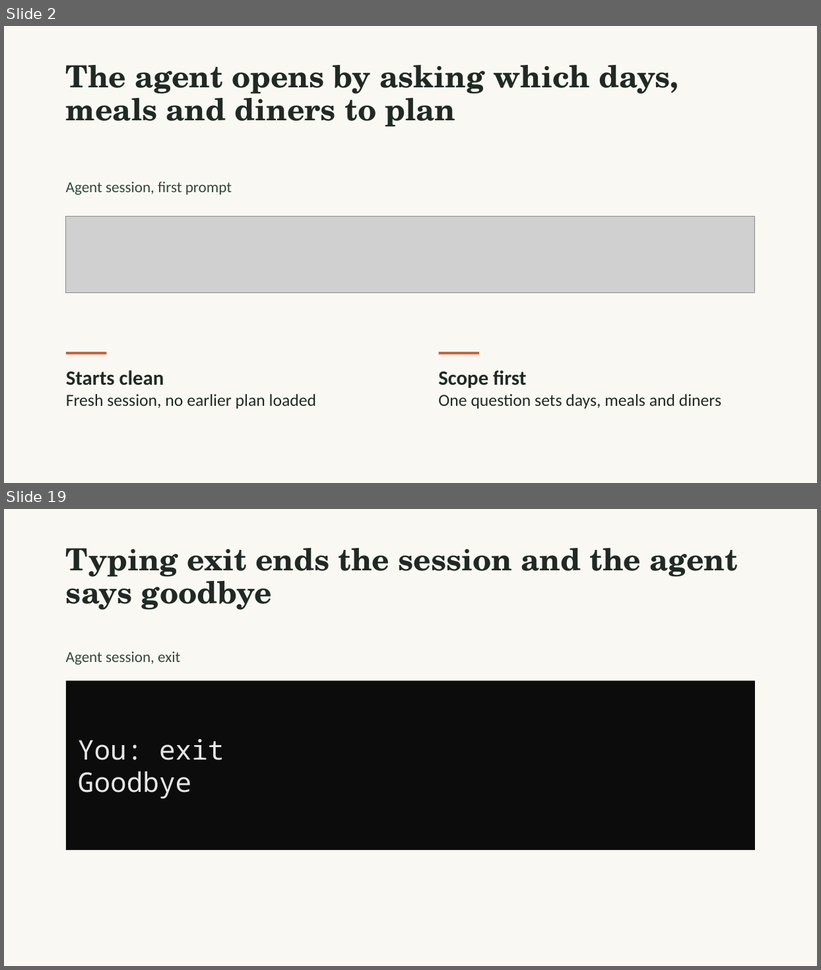
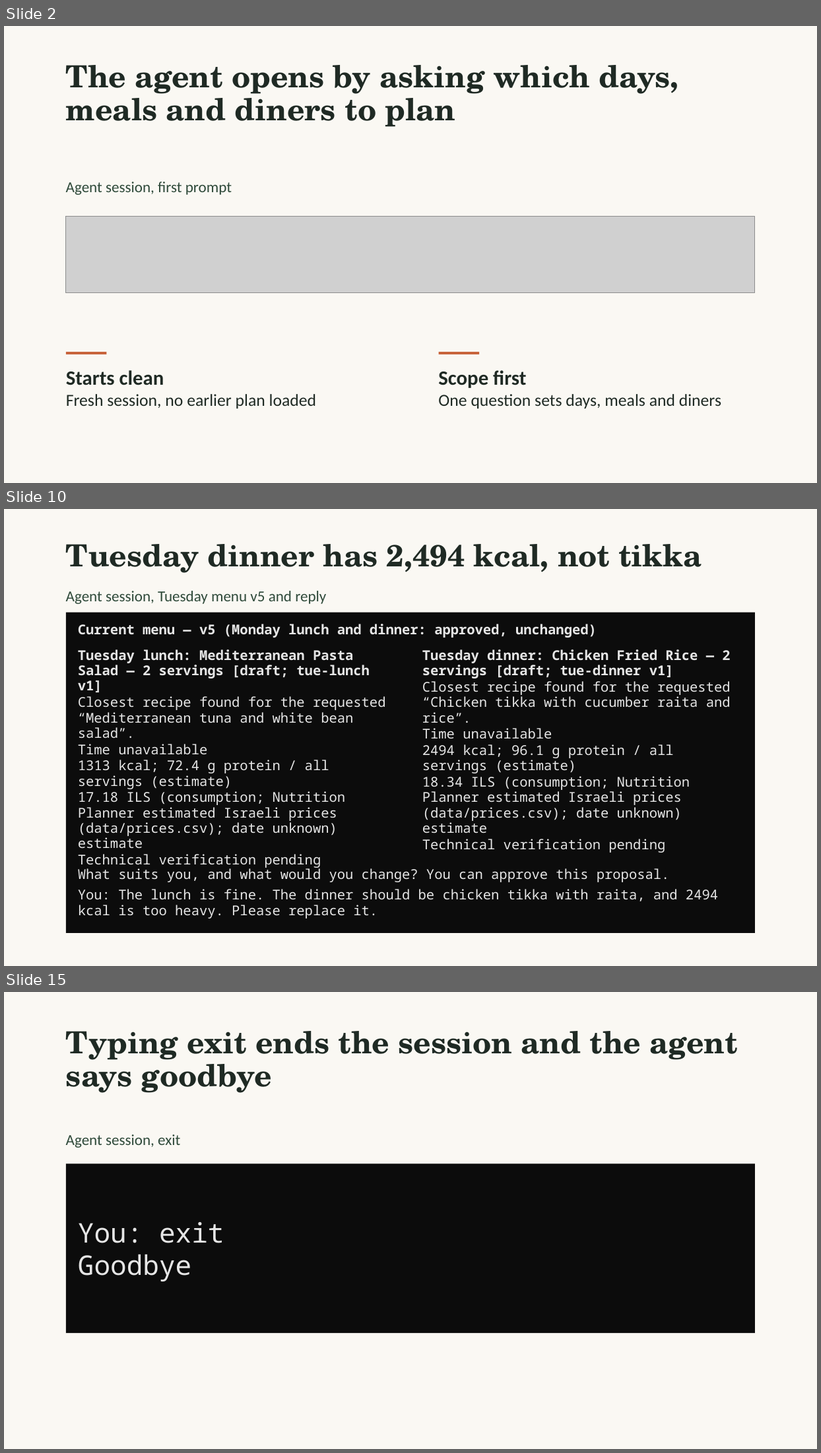
Before and after one commit to gabrieleguetta/ai-workshop-project, a slide deck: MVP-Presentation.pptx. Shown one above the other, each under a label of ours: slides 2 and 19 before the commit, slides 2, 10 and 15 after it; the slides between them are not shown. The pictures are 821x970 and 821x1453 pixels, drawn with LibreOffice and Linux fonts; fonts in the diff are those of the drawing; grey boxes stand for pictures. Boxes give left, top, right and bottom in pixels: in the first picture for what was removed or moved away, otherwise in the second. Text is boxed around its words. In the diff, an @@ line names an element or a change of style, - is before the commit and + after.

```diff
--- a/MVP-Presentation.pptx
+++ b/MVP-Presentation.pptx
@@ slide 10 added at (4, 509, 817, 966), background #FAF8F3 @@
@@ title added at (66, 544, 702, 573), 36 pt, text #1F2A24, bold @@
+Tuesday dinner has 2,494 kcal, not tikka
@@ text added at (66, 591, 326, 604), 18 pt, text #2F4A3A @@
+Agent session, Tuesday menu v5 and reply
@@ rectangle added at (66, 612, 756, 933), fill #0C0C0C @@
@@ text added at (78, 624, 597, 638), 16 pt, text #E6E6E6, bold @@
+Current menu — v5 (Monday lunch and dinner: approved, unchanged)
@@ text added at (78, 650, 386, 869), 16 pt, text #E6E6E6 @@
+Tuesday lunch: Mediterranean Pasta Salad — 2 servings [draft; tue-lunch v1]
+Closest recipe found for the requested “Mediterranean tuna and white bean salad”.
+Time unavailable
+1313 kcal; 72.4 g protein / all servings (estimate)
+17.18 ILS (consumption; Nutrition Planner estimated Israeli prices (data/prices.csv); date unknown) estimate
+Technical verification pending
@@ text added at (422, 650, 731, 853), 16 pt, text #E6E6E6 @@
+Tuesday dinner: Chicken Fried Rice — 2 servings [draft; tue-dinner v1]
+Closest recipe found for the requested “Chicken tikka with cucumber raita and rice”.
+Time unavailable
+2494 kcal; 96.1 g protein / all servings (estimate)
+18.34 ILS (consumption; Nutrition Planner estimated Israeli prices (data/prices.csv); date unknown) estimate
+Technical verification pending
@@ text added at (78, 867, 718, 919), 16 pt, text #E6E6E6 @@
+What suits you, and what would you change? You can approve this proposal.
+You: The lunch is fine. The dinner should be chicken tikka with raita, and 2494 kcal is too heavy. Please replace it.
@@ what was slide 19 is now slide 15 @@
```
Also in this commit, not shown: 8 slides changed, 3 other slides added, 8 slides removed, 3 other files.
